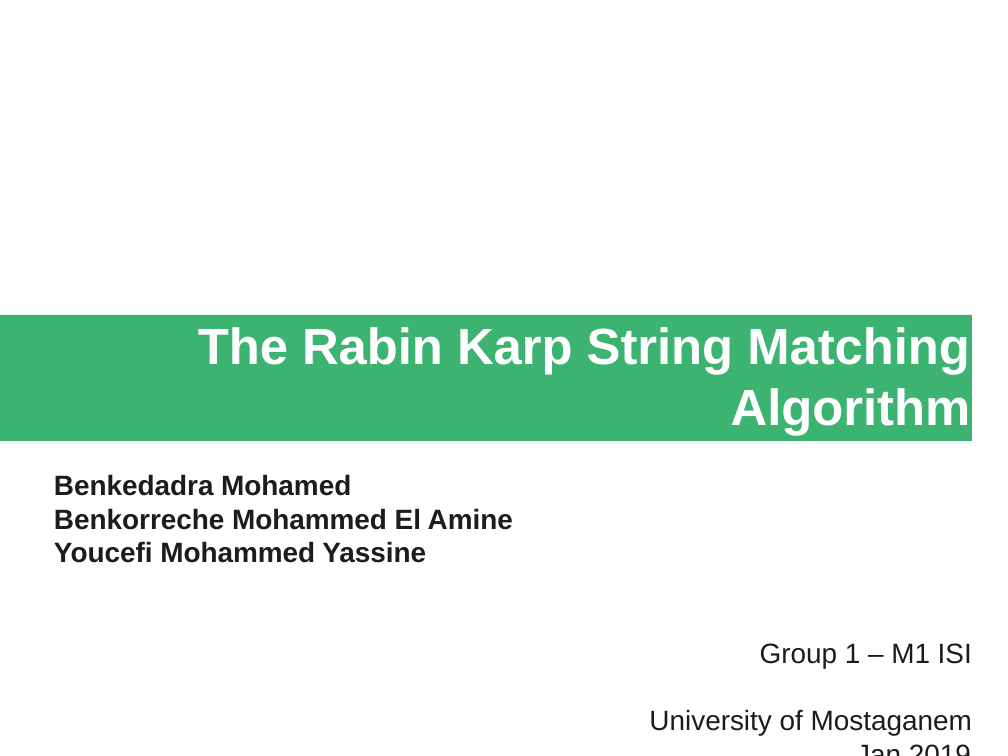
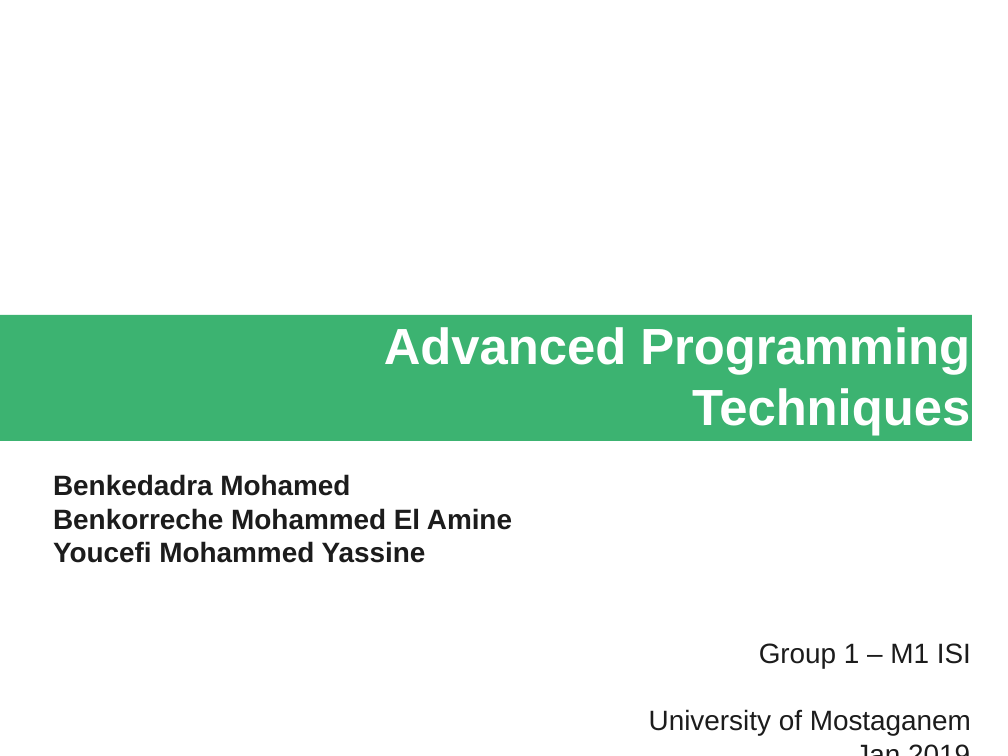
Before and after one commit to fennecinspace/Rabin-Karp, a slide deck: slide 1 of presentation/presentation.odp. Drawn at 1008x756 pixels with LibreOffice and Linux fonts; fonts in the diff are those of the drawing. Boxes give left, top, right and bottom in pixels: in the first picture for what was removed or moved away, otherwise in the second. Text is boxed around its words. In the diff, an @@ line names an element or a change of style, - is before the commit and + after.

```diff
--- a/presentation/presentation.odp
+++ b/presentation/presentation.odp
@@ title removed at [198, 327, 970, 435] @@
-The Rabin Karp String Matching Algorithm
@@ title added at [384, 327, 970, 435], 40 pt, text #FFFFFF, bold @@
+Advanced Programming Techniques
```
Also in this commit, not shown: 1 other slide changed, 2 slides added.
